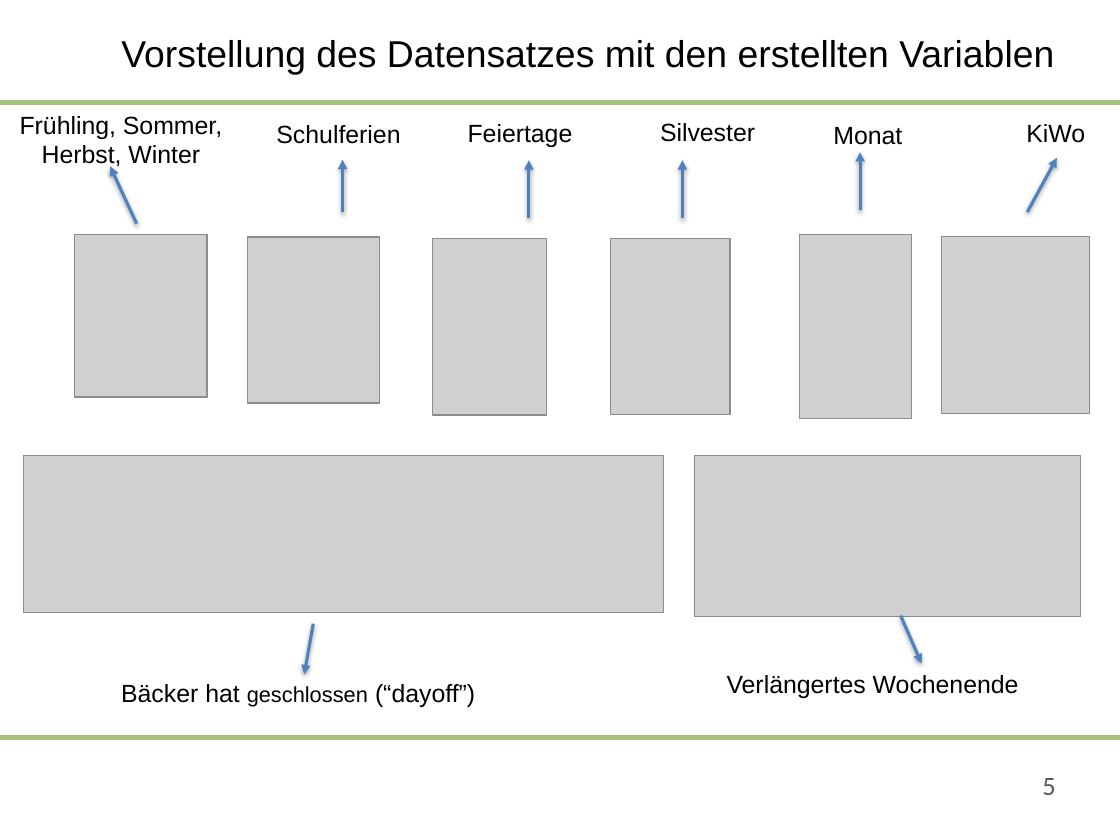
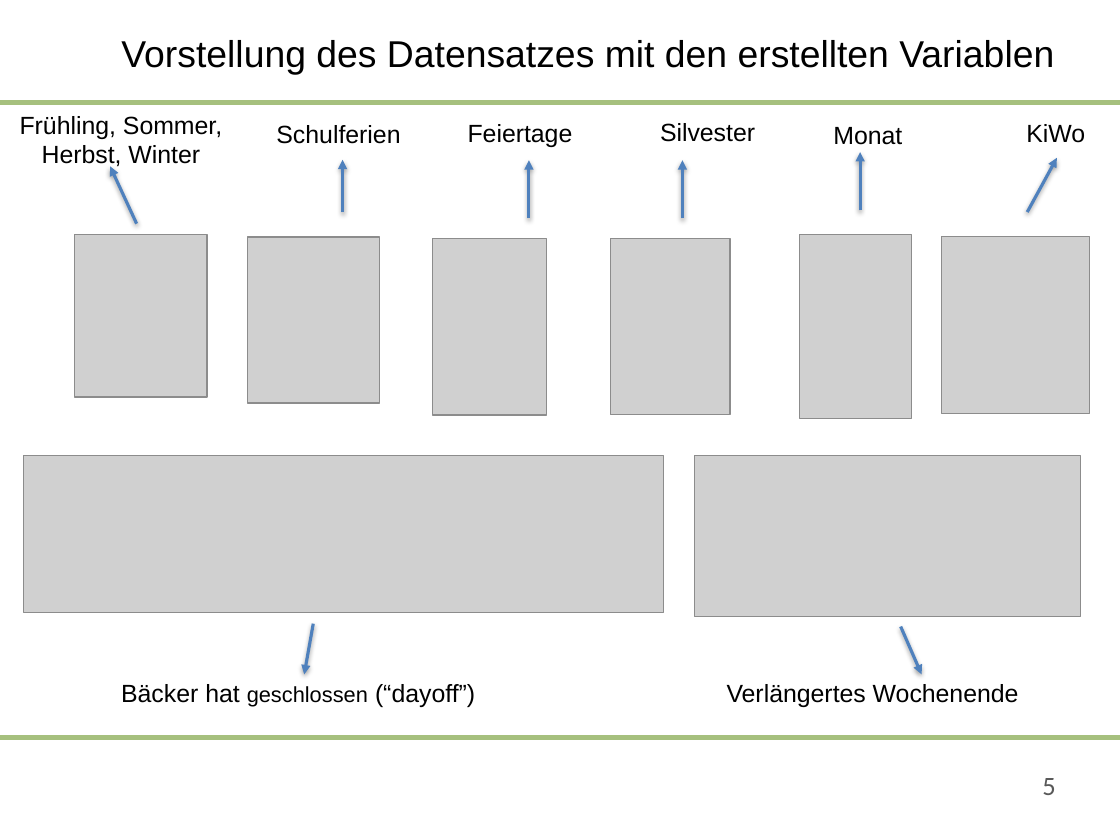
Before and after one commit to saludwig26/Data-science-Team-5-1, a slide deck: slide 5 of 09-06-2020-Präsentation_Team 5.pptx. Drawn at 1120x840 pixels with LibreOffice and Linux fonts; fonts in the diff are those of the drawing; grey boxes stand for pictures; background and template pictures are left out. Boxes give left, top, right and bottom in pixels: in the first picture for what was removed or moved away, otherwise in the second. Text is boxed around its words. In the diff, an @@ line names an element or a change of style, - is before the commit and + after.

```diff
--- a/09-06-2020-Präsentation_Team 5.pptx
+++ b/09-06-2020-Präsentation_Team 5.pptx
@@ arrow moved from (900, 616) - (922, 663) to (900, 626) - (922, 674) @@
@@ text "Verlängertes Wochenende": place and size @@
-text "Verlängertes Wochenende" at bbox=[727, 675, 1019, 698]
+text "Verlängertes Wochenende" at bbox=[727, 684, 1019, 707]
```
Also in this commit, not shown: 3 other slides changed.
